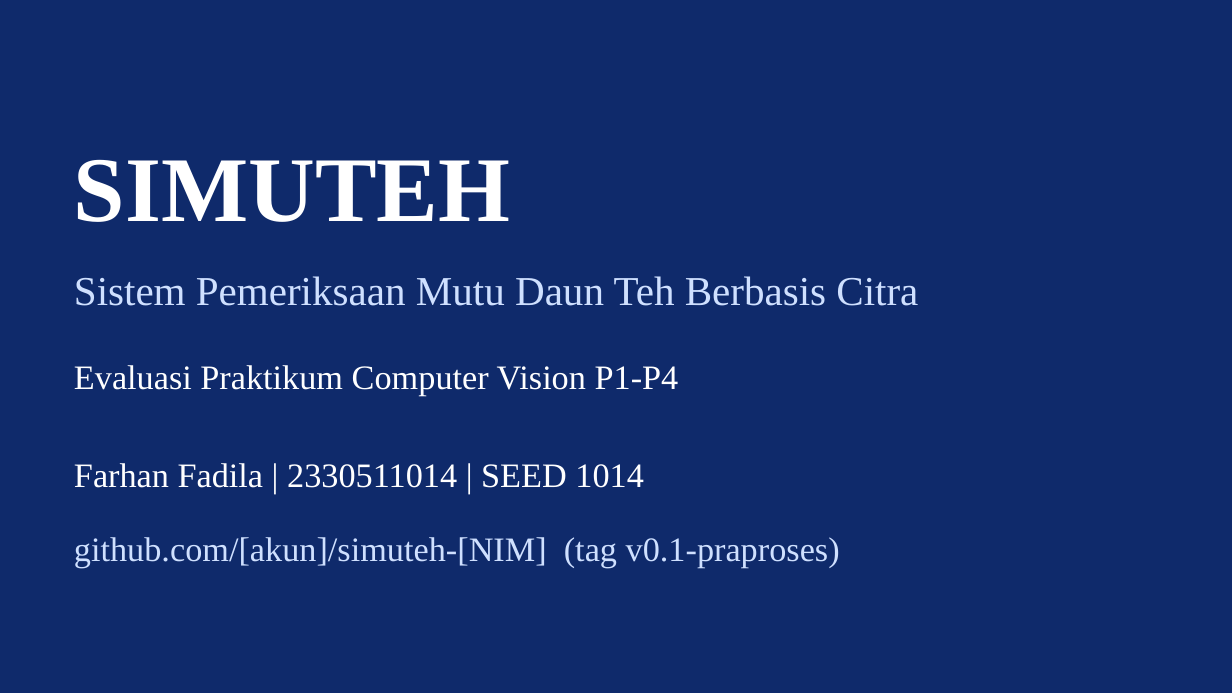
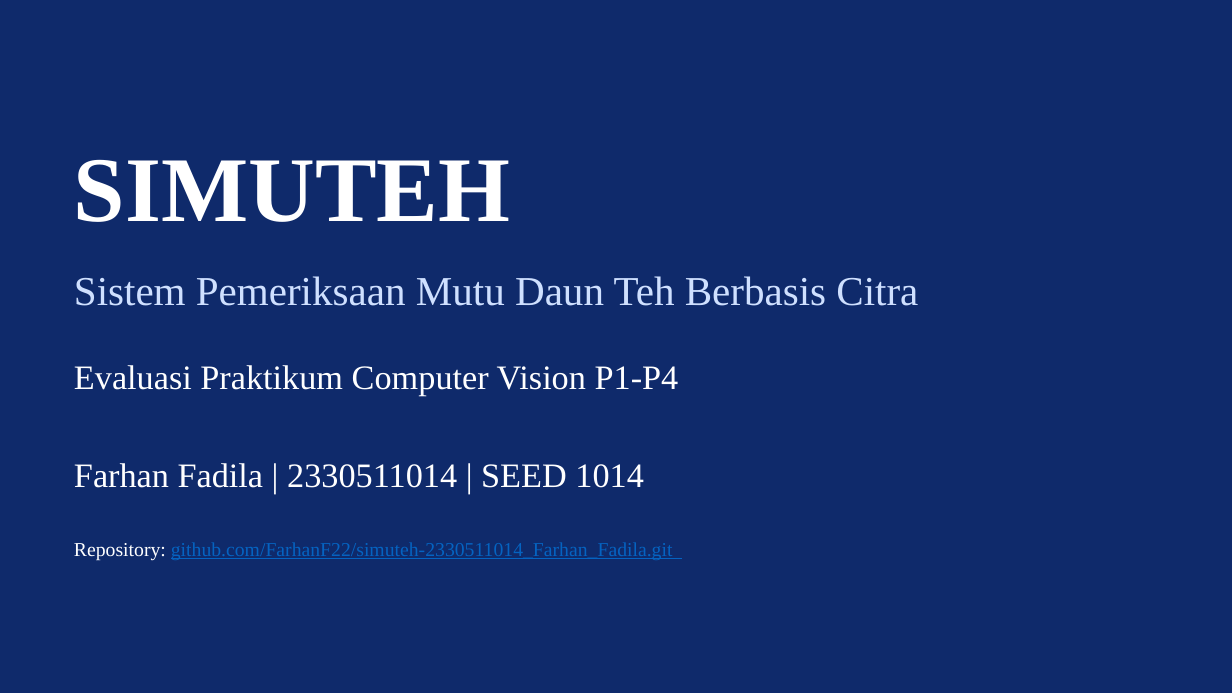
Before and after one commit to FarhanF22/simuteh-2330511014_Farhan_Fadila, a slide deck: slide 1 of Laporan/Farhan_Fadila_2330511014.pptx. Drawn at 1232x693 pixels with LibreOffice and Linux fonts; fonts in the diff are those of the drawing. Boxes give left, top, right and bottom in pixels: in the first picture for what was removed or moved away, otherwise in the second. Text is boxed around its words. In the diff, an @@ line names an element or a change of style, - is before the commit and + after.

Commit message:
simuteh-2330511014_Farhan_Fadila

```diff
--- a/Laporan/Farhan_Fadila_2330511014.pptx
+++ b/Laporan/Farhan_Fadila_2330511014.pptx
@@ text at [74,542,673,561]: text changed; size 20 to 11.5 pt; text colour #CFE0FF to #0563C1 @@
-github.com/[akun]/simuteh-[NIM] (tag v0.1-praproses)
+Repository: github.com/FarhanF22/simuteh-2330511014_Farhan_Fadila.git
```
Also in this commit, not shown: 6 other slides changed, 4 other files.
